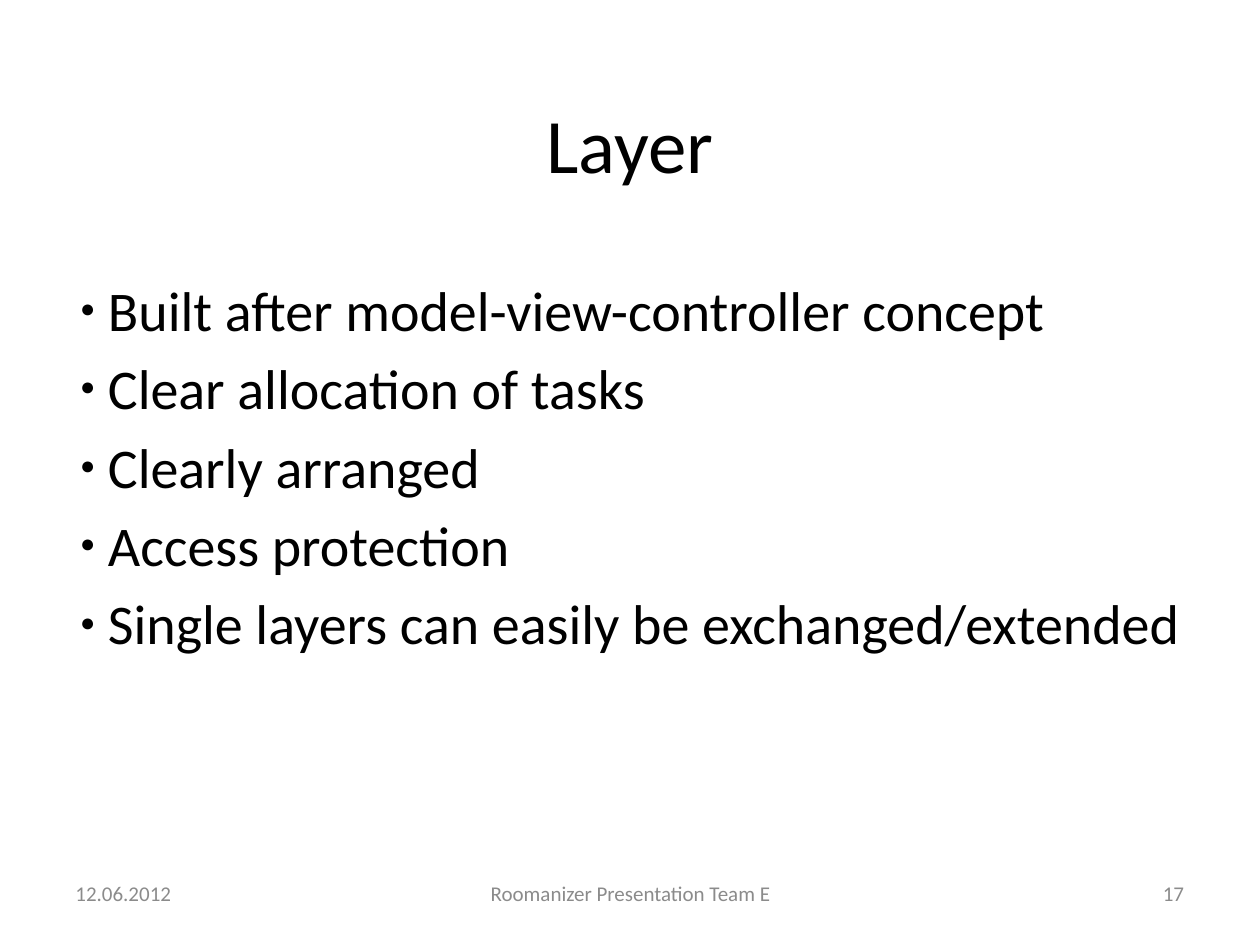
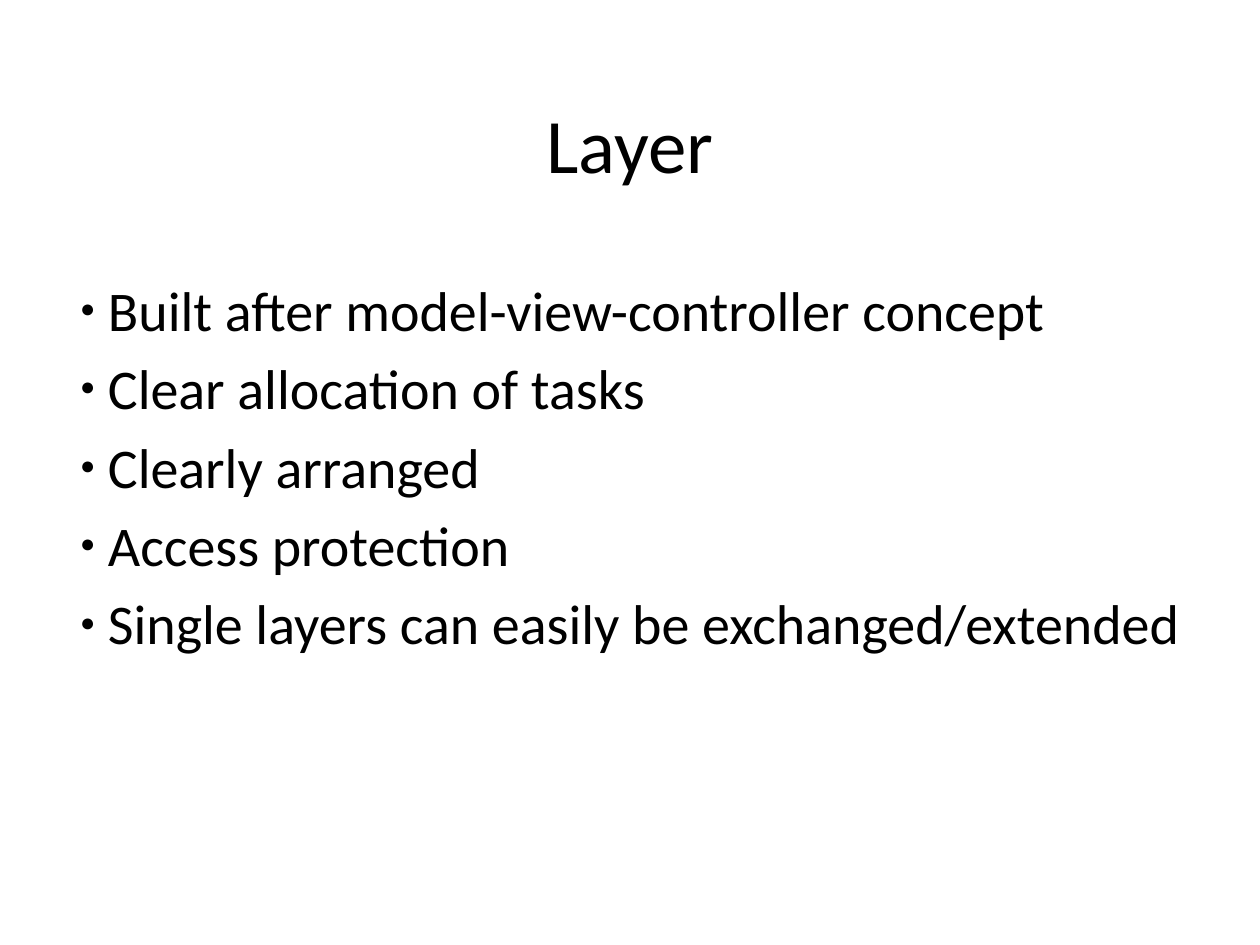
Before and after one commit to markusmo/HotelSoftware, a slide deck: slide 17 of Documentation/Praesentation/PresentationRoomanizer.pptx. Drawn at 1260x945 pixels with LibreOffice and Linux fonts; fonts in the diff are those of the drawing. Boxes give left, top, right and bottom in pixels: in the first picture for what was removed or moved away, otherwise in the second. Text is boxed around its words. In the diff, an @@ line names an element or a change of style, - is before the commit and + after.

```diff
--- a/Documentation/Praesentation/PresentationRoomanizer.pptx
+++ b/Documentation/Praesentation/PresentationRoomanizer.pptx
@@ text removed at (75,887,171,901) @@
-12.06.2012
@@ text removed at (491,886,770,901) @@
-Roomanizer Presentation Team E
@@ page number removed at (1163,887,1184,901) @@
-17
```
Also in this commit, not shown: 5 other slides changed, 2 slides added, 2 slides removed.
